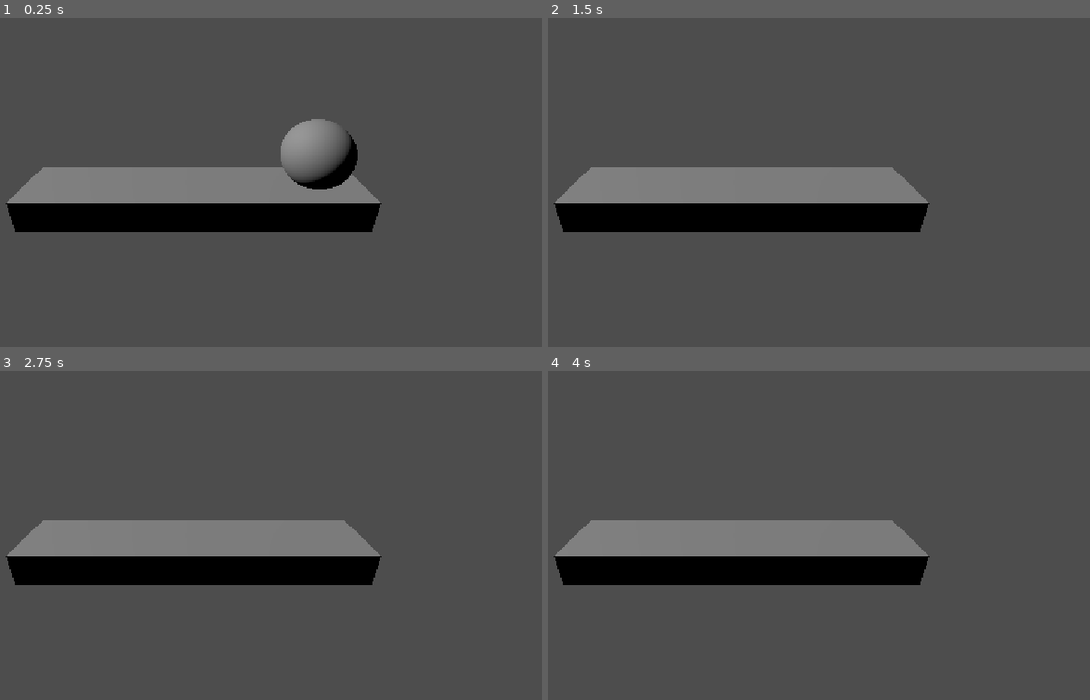
Above: before the commit, frames 1-4 (two rows, left to right).
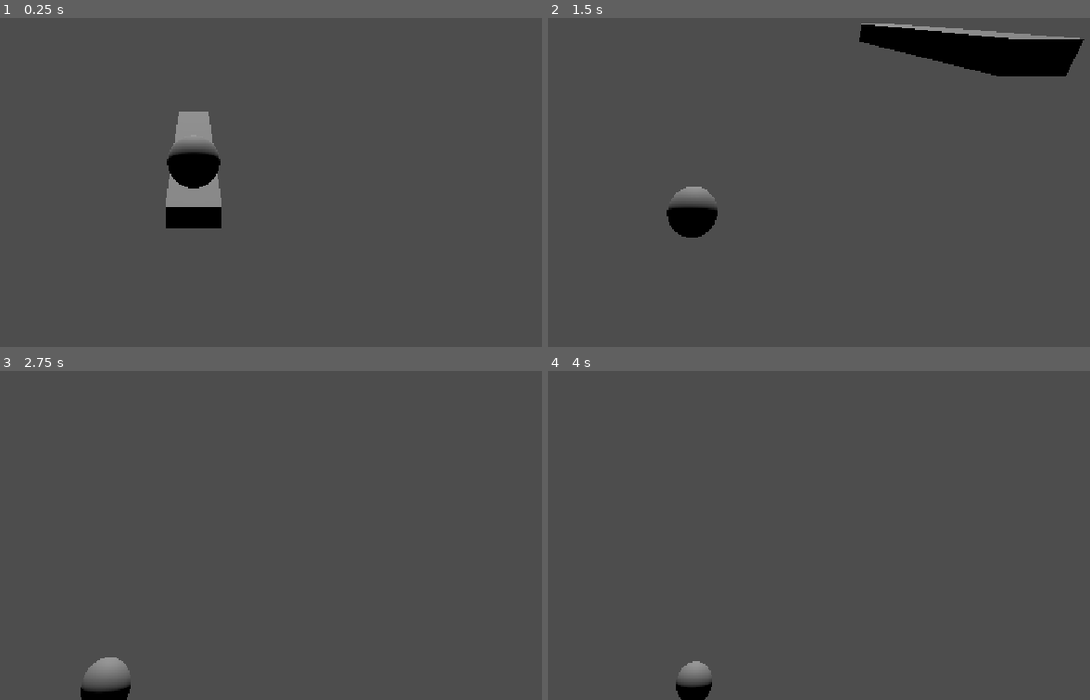
Above: after the commit, the same moments.

Repository: moisesc112/gnome-ball
Game: Godot game, scene res://scenes/levels/base_level.tscn
Same seed, same stepped clock (60 frames per second), same inputs: the game is played once before the commit and once after it.
Inputs:
- Up to frame 1 (0.25 s): no input
- Up to frame 2 (1.5 s): tap Enter at 0.5 s; hold D (Move_Right) 0.53-1.28 s; hold S (Move_Backward) from 1.28 s (still down)
- Up to frame 3 (2.75 s): release S (Move_Backward) at 2.03 s; hold D (Move_Right) from 2.03 s (still down)
- Up to frame 4 (4 s): release D (Move_Right) at 2.78 s; hold W (Move_Forward) 2.78-3.53 s; hold A (Move_Left) from 3.53 s (still down)

The runs differ from the first frame. In frame 1, 14% of the frame differs, in the area x 1-71%, y 28-66%; in frame 2, 16%, in the area x 1-99%, y 1-67%; in frame 3, 13%; in frame 4, 13%.

Commit message:
Added camera rig with spring arm

Diff:
--- /dev/null
+++ b/scenes/camera/camera_rig.tscn
@@ -0,0 +1,13 @@
+[gd_scene format=3 uid="uid://cckyiw23hug73"]
+
+[sub_resource type="SphereShape3D" id="SphereShape3D_4bcl2"]
+
+[node name="CameraRig" type="Node3D" unique_id=187381219]
+
+[node name="SpringArm3D" type="SpringArm3D" parent="." unique_id=1244869028]
+transform = Transform3D(1, 0, 0, 0, 0.90630776, -0.42261827, 0, 0.42261827, 0.90630776, 0, 0.5, 0)
+shape = SubResource("SphereShape3D_4bcl2")
+spring_length = -5.0
+
+[node name="Camera3D" type="Camera3D" parent="SpringArm3D" unique_id=1832907185]
+transform = Transform3D(-1, 0, -8.742278e-08, 0, 1, 0, 8.742278e-08, 0, -1, 0, 0, 0)
--- a/scenes/levels/base_level.tscn
+++ b/scenes/levels/base_level.tscn
@@ -1,6 +1,8 @@
 [gd_scene format=3 uid="uid://dmlbcfprniqbj"]
 
 [ext_resource type="PackedScene" uid="uid://bafdbgunof2qt" path="res://scenes/player/player.tscn" id="1_md458"]
+[ext_resource type="PackedScene" uid="uid://cckyiw23hug73" path="res://scenes/camera/camera_rig.tscn" id="2_uk53i"]
+[ext_resource type="Script" uid="uid://qjf4ljdhimm8" path="res://scripts/camera/camera_rig.gd" id="3_ukglk"]
 
 [sub_resource type="PhysicsMaterial" id="PhysicsMaterial_sthun"]
 
@@ -24,8 +26,10 @@
 [node name="Player" parent="." unique_id=120649697 instance=ExtResource("1_md458")]
 transform = Transform3D(1, 0, 0, 0, 1, 0, 0, 0, 1, 0, 0.68364704, -1.7587575)
 
-[node name="Camera3D" type="Camera3D" parent="." unique_id=1114574897]
-transform = Transform3D(-4.371139e-08, -0.39554554, 0.9184464, 0, 0.9184464, 0.39554554, -1, 1.7289844e-08, -4.0146567e-08, 3.482, 2.475, 0)
-
 [node name="DirectionalLight3D" type="DirectionalLight3D" parent="." unique_id=1920299976]
 transform = Transform3D(1, 0, 0, 0, 0.7281304, 0.68543863, 0, -0.68543863, 0.7281304, 0, 0, 0)
+
+[node name="CameraRig" parent="." unique_id=187381219 node_paths=PackedStringArray("player") instance=ExtResource("2_uk53i")]
+transform = Transform3D(1, 0, 0, 0, 1, 0, 0, 0, 1, 0, 0.68364704, -1.7587575)
+script = ExtResource("3_ukglk")
+player = NodePath("../Player")
--- a/scripts/player.gd
+++ b/scripts/camera/camera_rig.gd
@@ -1,6 +1,7 @@
-extends RigidBody3D
+extends Node3D
 
-@export var tilt_strength: float = 15.0
+@export var player: RigidBody3D = null
+@export var follow_speed: float = 8.0
 
 # Called when the node enters the scene tree for the first time.
 func _ready() -> void:
@@ -11,6 +12,7 @@
 	pass
 
 func _physics_process(delta: float) -> void:
-	var input_dir := Input.get_vector("Move_Left", "Move_Right", "Move_Backward", "Move_Forward")
-	var gravity := Vector3(input_dir.x * tilt_strength, -9.8, input_dir.y * tilt_strength)
-	apply_central_force(gravity * mass)
+	if player == null:
+		return
+
+	global_position = global_position.lerp(player.global_position, follow_speed * delta)
Not shown, added: scripts/camera/camera_rig.gd.uid
Not shown, removed: scripts/player.gd.uid
